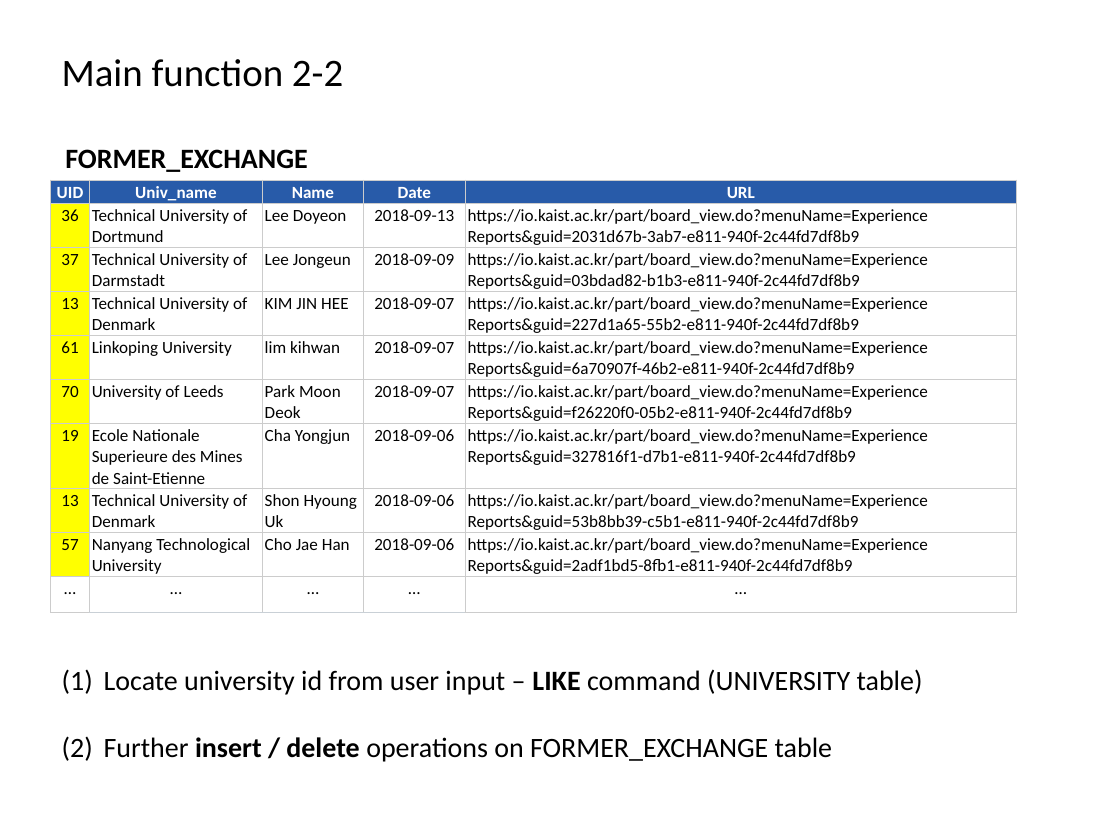
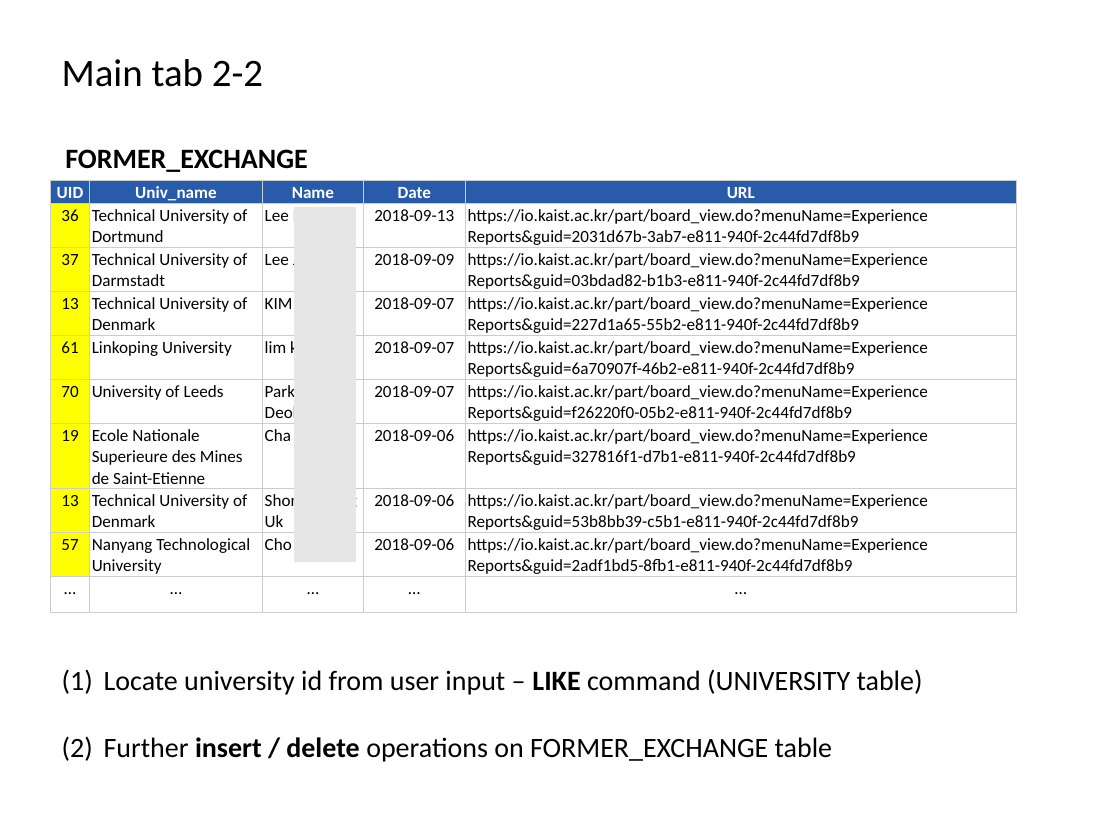
Before and after one commit to hy2850/CS360-HOEP-Project, a slide deck: slide 22 of v20181202 Final Presentation.pptx. Drawn at 1120x840 pixels with LibreOffice and Linux fonts; fonts in the diff are those of the drawing. Boxes give left, top, right and bottom in pixels: in the first picture for what was removed or moved away, otherwise in the second. Text is boxed around its words. In the diff, an @@ line names an element or a change of style, - is before the commit and + after.

```diff
--- a/v20181202 Final Presentation.pptx
+++ b/v20181202 Final Presentation.pptx
@@ text at [62, 59, 263, 87]: text changed @@
-Main function 2-2
+Main tab 2-2
@@ rectangle added at [295, 207, 356, 562], fill #E7E6E6 @@
```
Also in this commit, not shown: 22 other slides changed, 3 other files.
